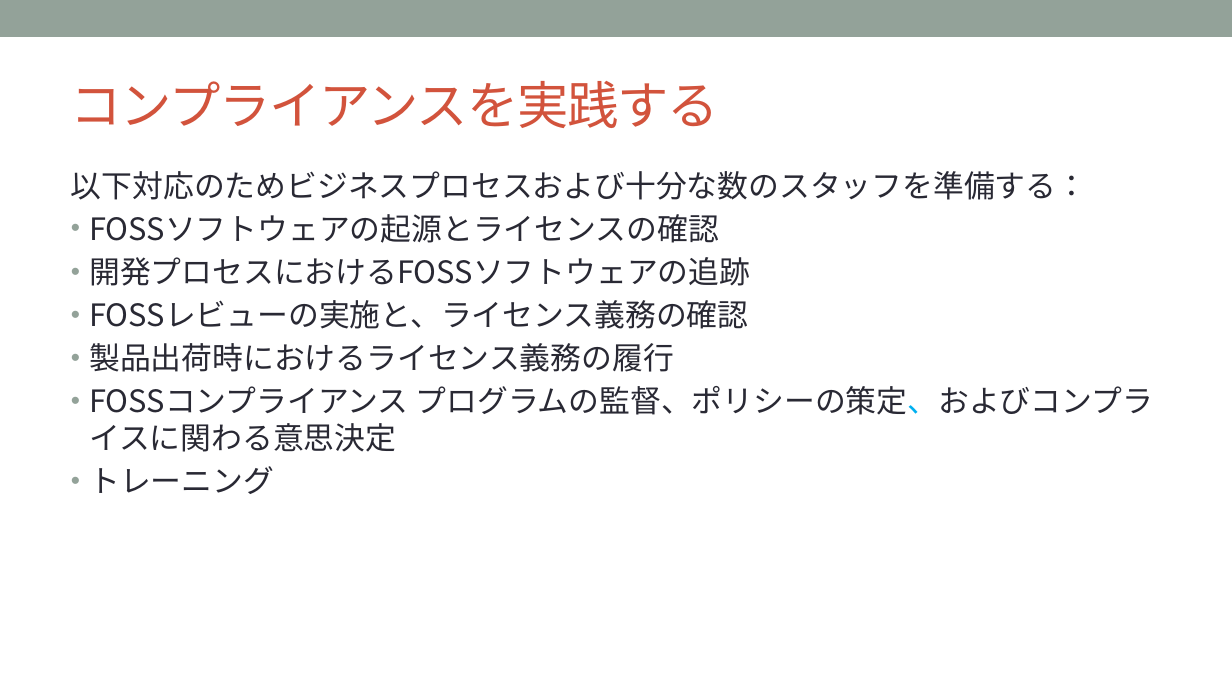
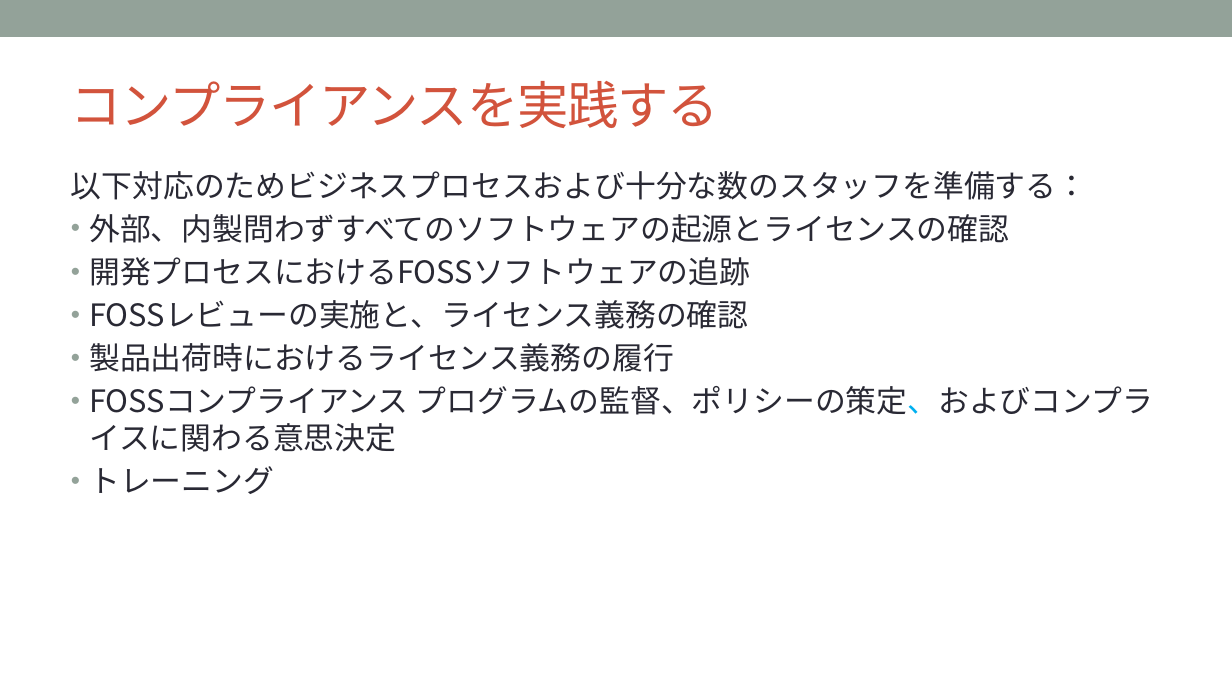
Before and after one commit to OpenChain-Project/Curriculum-Translation-JP, a slide deck: slide 32 of REVIEW/Version_for_v1.1/openchain-curriculum-for-1-1_JP_review_tani.pptx (slide 33 before the commit). Drawn at 1232x693 pixels with LibreOffice and Linux fonts; fonts in the diff are those of the drawing; background and template pictures are left out. Boxes give left, top, right and bottom in pixels: in the first picture for what was removed or moved away, otherwise in the second. Text is boxed around its words. In the diff, an @@ line names an element or a change of style, - is before the commit and + after.

```diff
--- a/REVIEW/Version_for_v1.1/openchain-curriculum-for-1-1_JP_review_tani.pptx
+++ b/REVIEW/Version_for_v1.1/openchain-curriculum-for-1-1_JP_review_tani.pptx
@@ text at bbox=[89, 214, 1009, 243]: text changed @@
-• FOSSソフトウェアの起源とライセンスの確認
+• 外部、内製問わずすべてのソフトウェアの起源とライセンスの確認
```
Also in this commit, not shown: 12 other slides changed, 2 slides added, 2 slides removed.
